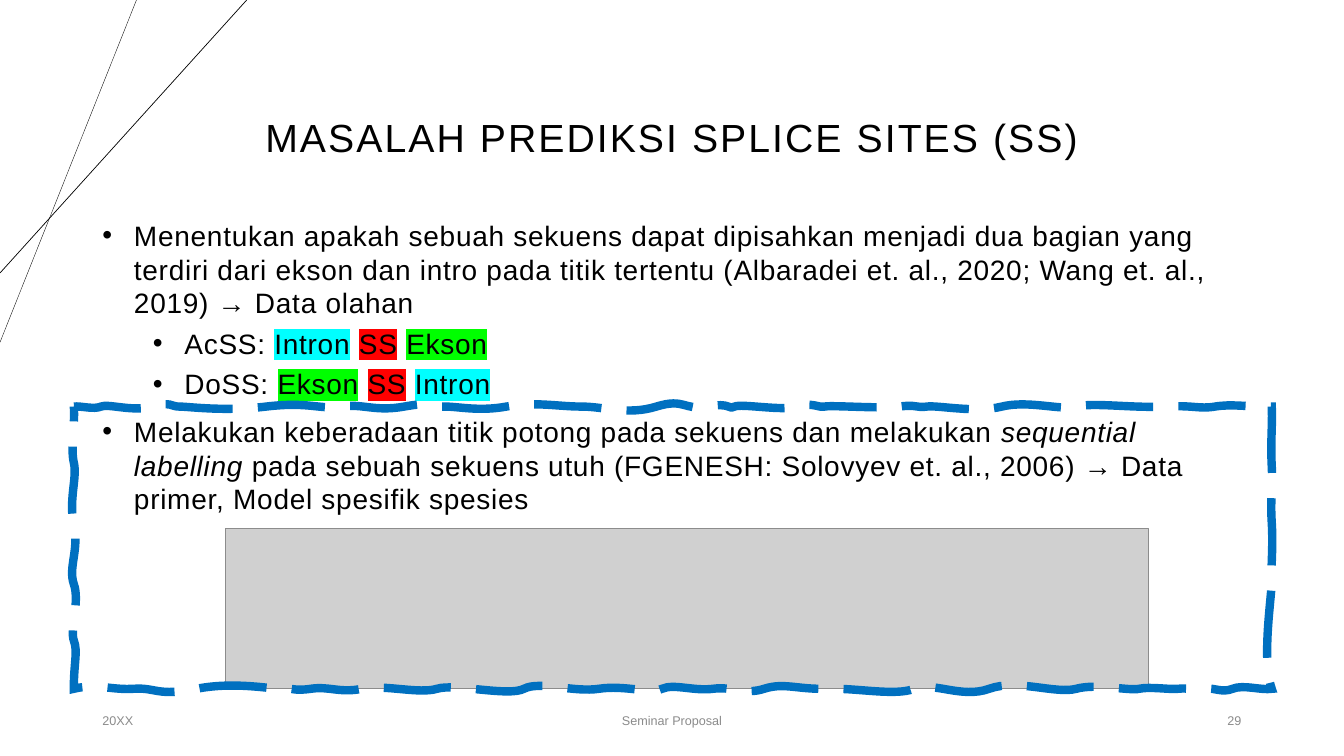
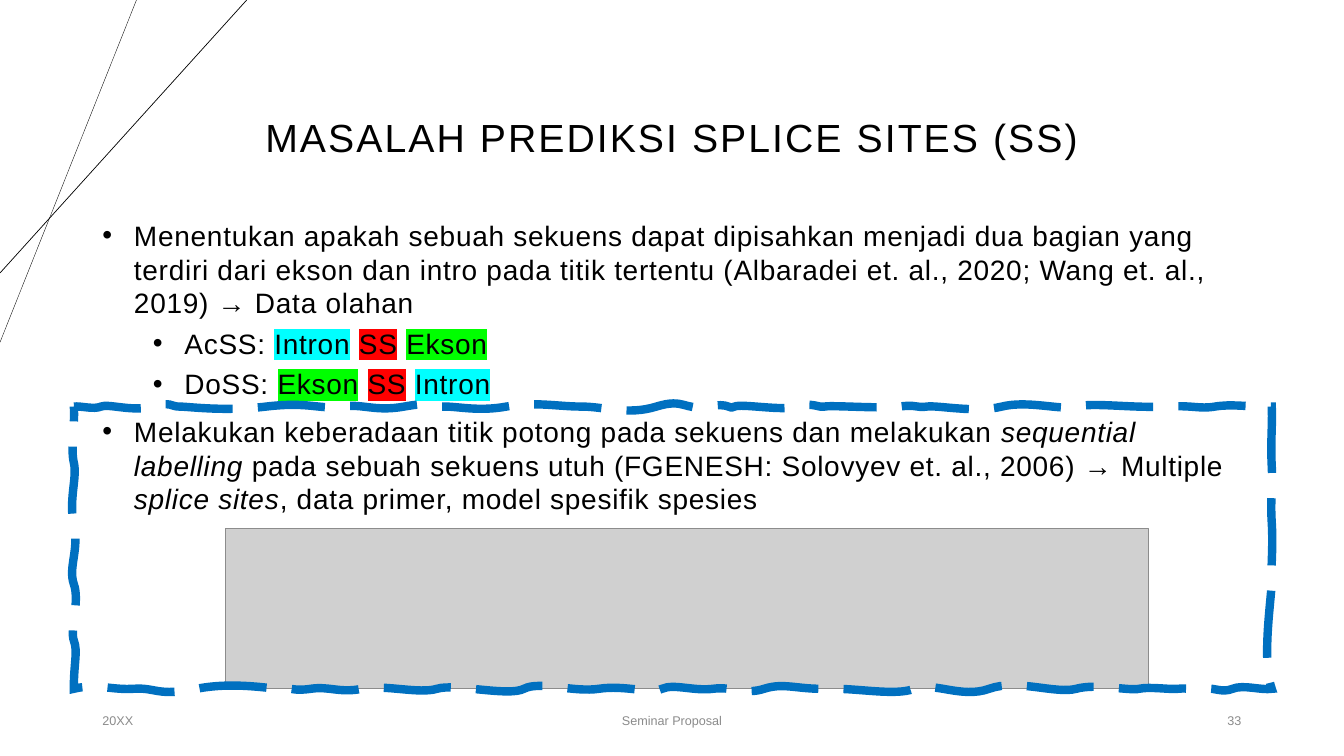
Before and after one commit to anwari32/IF5099-Metode-Penelitian, a slide deck: slide 33 of proposals/v2/Penerapan Multitask Learning dan BERT untuk Prediksi Splice.pptx (slide 29 before the commit). Drawn at 1344x756 pixels with LibreOffice and Linux fonts; fonts in the diff are those of the drawing; grey boxes stand for pictures. Boxes give left, top, right and bottom in pixels: in the first picture for what was removed or moved away, otherwise in the second. Text is boxed around its words. In the diff, an @@ line names an element or a change of style, - is before the commit and + after.

```diff
--- a/proposals/v2/Penerapan Multitask Learning dan BERT untuk Prediksi Splice.pptx
+++ b/proposals/v2/Penerapan Multitask Learning dan BERT untuk Prediksi Splice.pptx
@@ text at bbox=[134, 421, 1223, 514]: text changed @@
-• Melakukan keberadaan titik potong pada sekuens dan melakukan sequential labelling pada sebuah sekuens utuh (FGENESH: Solovyev et. al., 2006) → Data primer, Model spesifik spesies
+• Melakukan keberadaan titik potong pada sekuens dan melakukan sequential labelling pada sebuah sekuens utuh (FGENESH: Solovyev et. al., 2006) → Multiple splice sites, data primer, model spesifik spesies
@@ page number at bbox=[1227, 716, 1241, 725]: text changed @@
-29
+33
```
Also in this commit, not shown: 6 other slides changed, 8 slides added, 1 other file.
